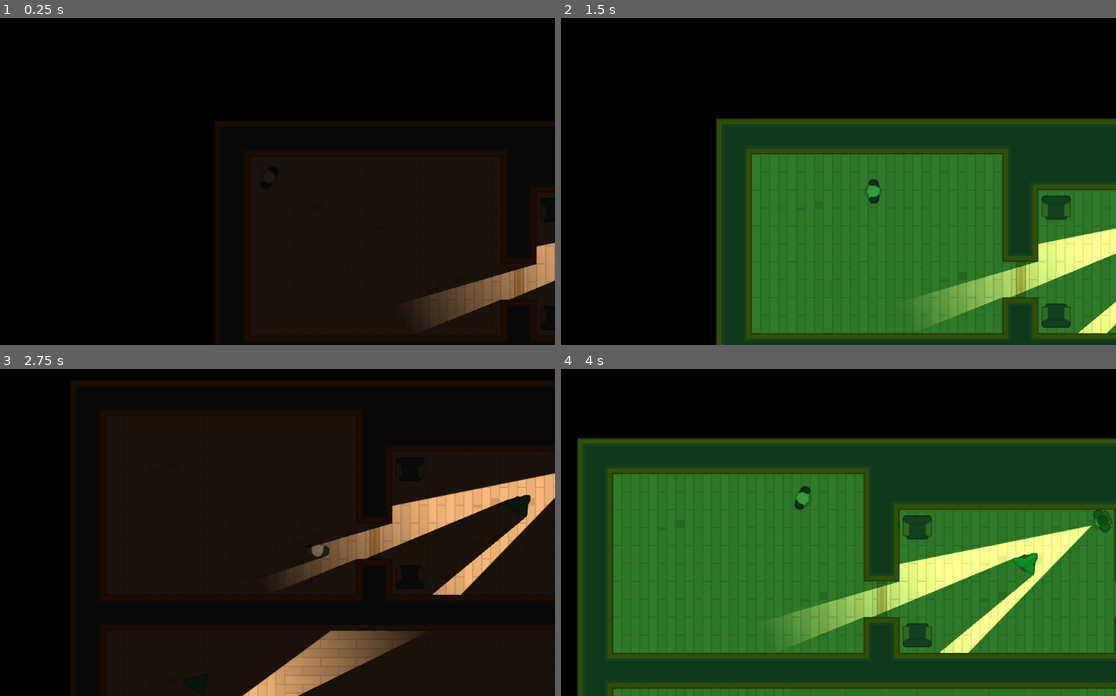
Above: before the commit, frames 1-4 (two rows, left to right).
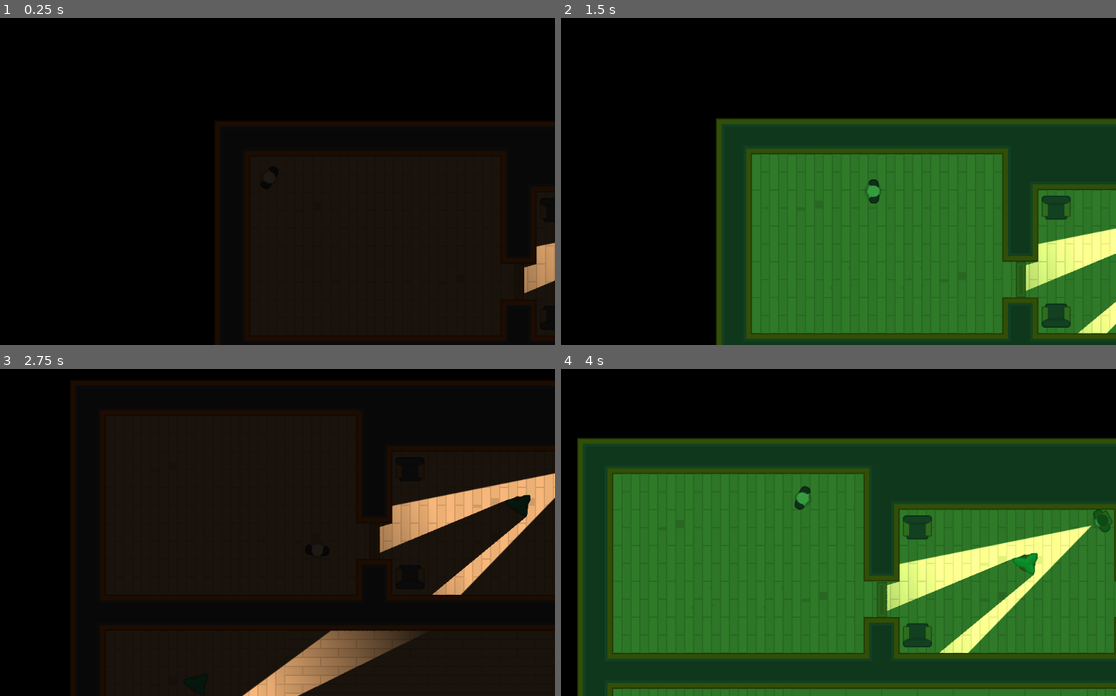
Above: after the commit, the same moments.

Repository: NOTsyrup/Heist_Meisters
Game: Godot game, scene res://Levels/Level1.tscn
Same seed, same stepped clock (60 frames per second), same inputs: the game is played once before the commit and once after it.
Inputs (mouse positions are in pixels of both pictures, inside the frame that each line leads up to):
- Up to frame 1 (0.25 s): no input
- Up to frame 2 (1.5 s): tap Enter at 0.5 s; move the mouse to (1082, 282) at 0.52 s; hold D (move_right) 0.53-1.28 s; tap Space (toggle_vision_mode) at 0.6, 1.35 s; click (1082, 282) at 0.67 s; move the mouse to (716, 194) at 1.27 s; hold S (move_down) from 1.28 s (still down)
- Up to frame 3 (2.75 s): move the mouse to (327, 454) at 2.02 s; release S (move_down) at 2.03 s; hold D (move_right) from 2.03 s (still down); tap Space (toggle_vision_mode) at 2.1 s
- Up to frame 4 (4 s): move the mouse to (799, 594) at 2.77 s; release D (move_right) at 2.78 s; hold W (move_up) 2.78-3.53 s; tap Space (toggle_vision_mode) at 2.85, 3.6 s; click (799, 594) at 2.92 s; move the mouse to (999, 578) at 3.52 s; hold A (move_left) from 3.53 s (still down)

The runs differ from the first frame. In frame 1, 1.6% of the frame differs, in the area x 74-95%, y 76-95%; in frame 2, 1.6%; in frame 3, 1.3%; in frame 4, 1.6%, in the area x 39-59%, y 66-85%.
Error in both runs: Invalid get index '0' (on base: 'PoolVector2Array'). (res://NPCs/Guard.gd:24)

Commit message:
Fixed Doors
Doors oclude from all sides and now have a lower z-index than walls

Diff:
--- a/Doors/Door.tscn
+++ b/Doors/Door.tscn
@@ -78,7 +78,6 @@
 shape = SubResource( 3 )
 
 [node name="LightOccluder2D" type="LightOccluder2D" parent="DoorSprite"]
-visible = false
 occluder = SubResource( 4 )
 [connection signal="body_entered" from="." to="." method="_on_Door_body_entered"]
 [connection signal="body_exited" from="." to="." method="_on_Door_body_exited"]
--- a/Tiles/Tiles.tres
+++ b/Tiles/Tiles.tres
@@ -659,7 +659,7 @@
 "shape": SubResource( 99 ),
 "shape_transform": Transform2D( 1, 0, 0, 1, 0, 0 )
 } ]
-1/z_index = 0
+1/z_index = 1
 2/name = "Floor1"
 2/texture = ExtResource( 1 )
 2/tex_offset = Vector2( 0, 0 )
